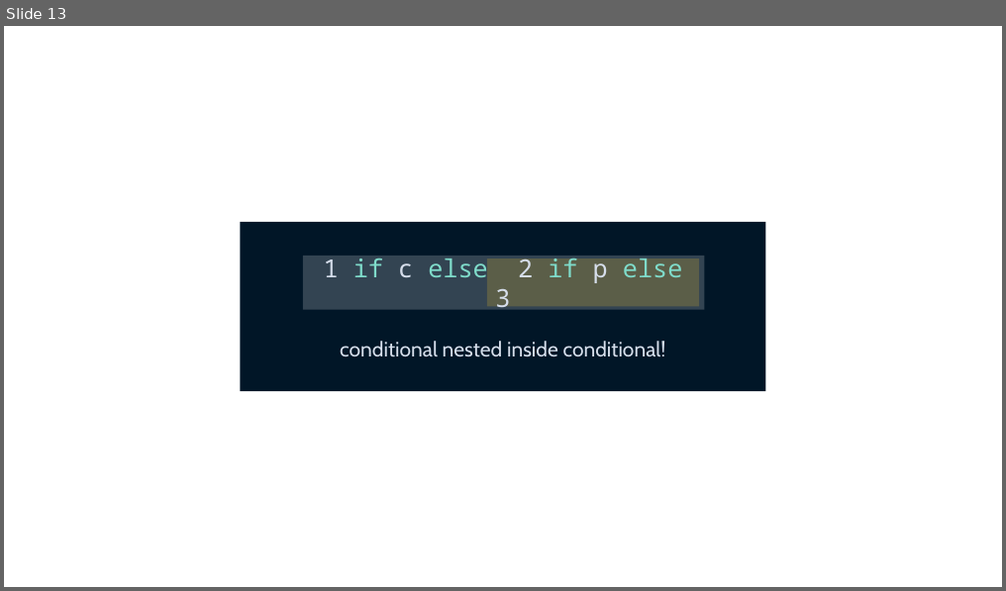
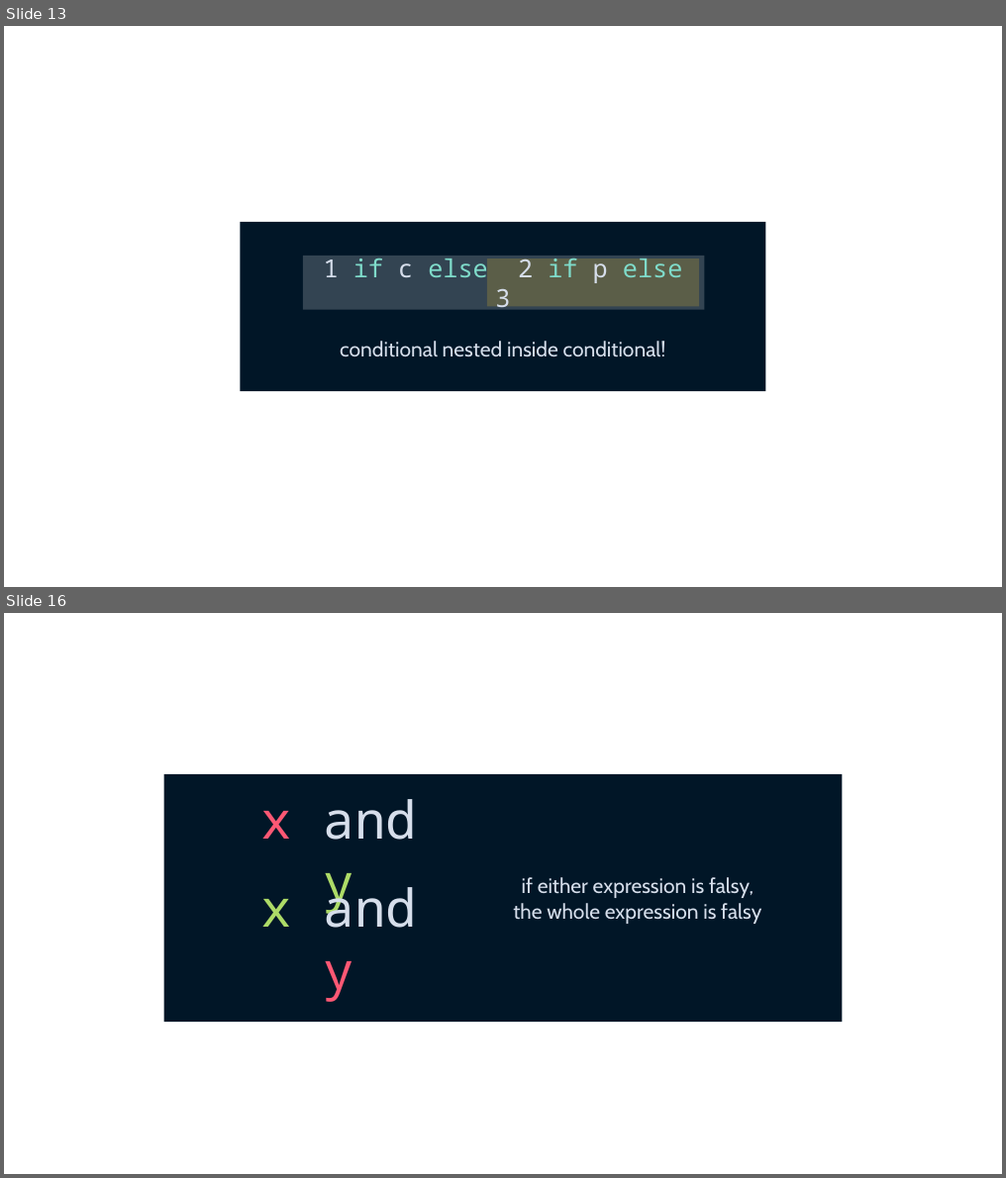
Before and after one commit to Sup2point0/pycobytes, a slide deck: assets/pycobytes.pptx. Shown one above the other, each under a label of ours: slide 13 before the commit, slides 13 and 16 after it; the slides between them are not shown. The pictures are 1006x591 and 1006x1178 pixels, drawn with LibreOffice and Linux fonts; fonts in the diff are those of the drawing. Boxes give left, top, right and bottom in pixels: in the first picture for what was removed or moved away, otherwise in the second. Text is boxed around its words. In the diff, an @@ line names an element or a change of style, - is before the commit and + after.

```diff
--- a/assets/pycobytes.pptx
+++ b/assets/pycobytes.pptx
@@ slide 16 added at (4,613,1002,1174), background #FFFFFF @@
@@ rectangle added at (164,774,843,1022), fill #011627 @@
@@ text added at (261,799,418,916), 50 pt, text #D6DEEB @@
+x and y
@@ text added at (261,878,418,1002), 50 pt, text #D6DEEB @@
+x and y
@@ text added at (513,877,761,924), 20 pt, text #D6DEEB @@
+if either expression is falsy,
+the whole expression is falsy
```
Also in this commit, not shown: 2 other slides added, 1 other file.
